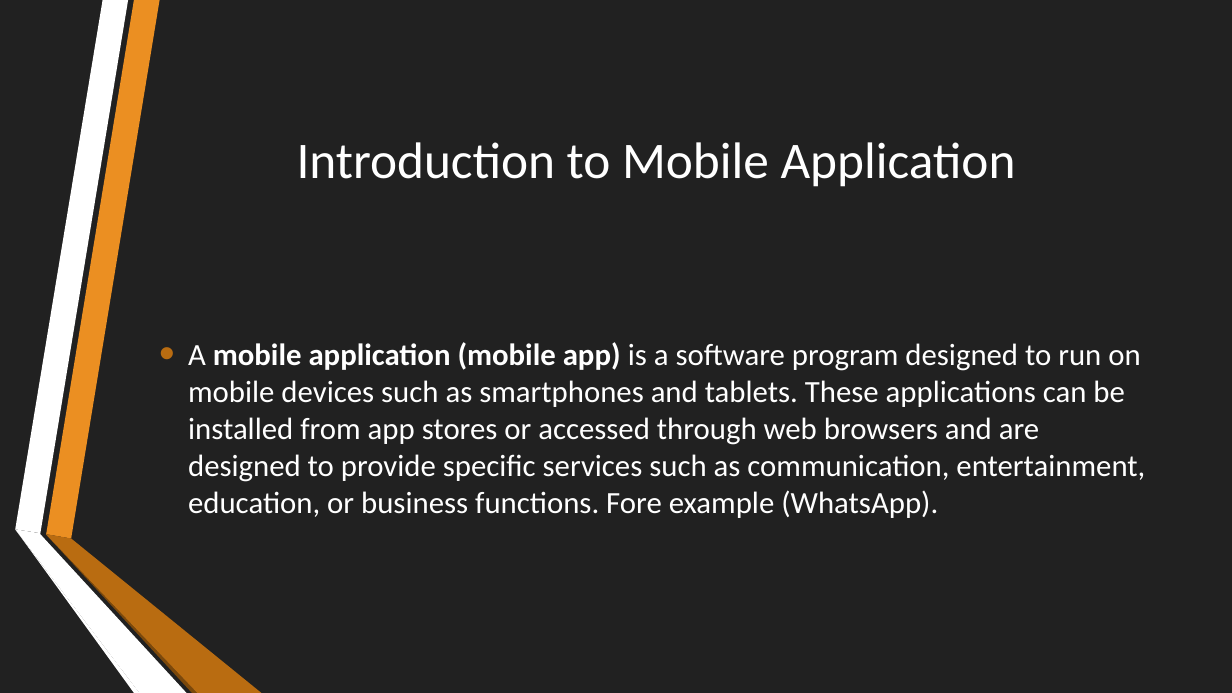
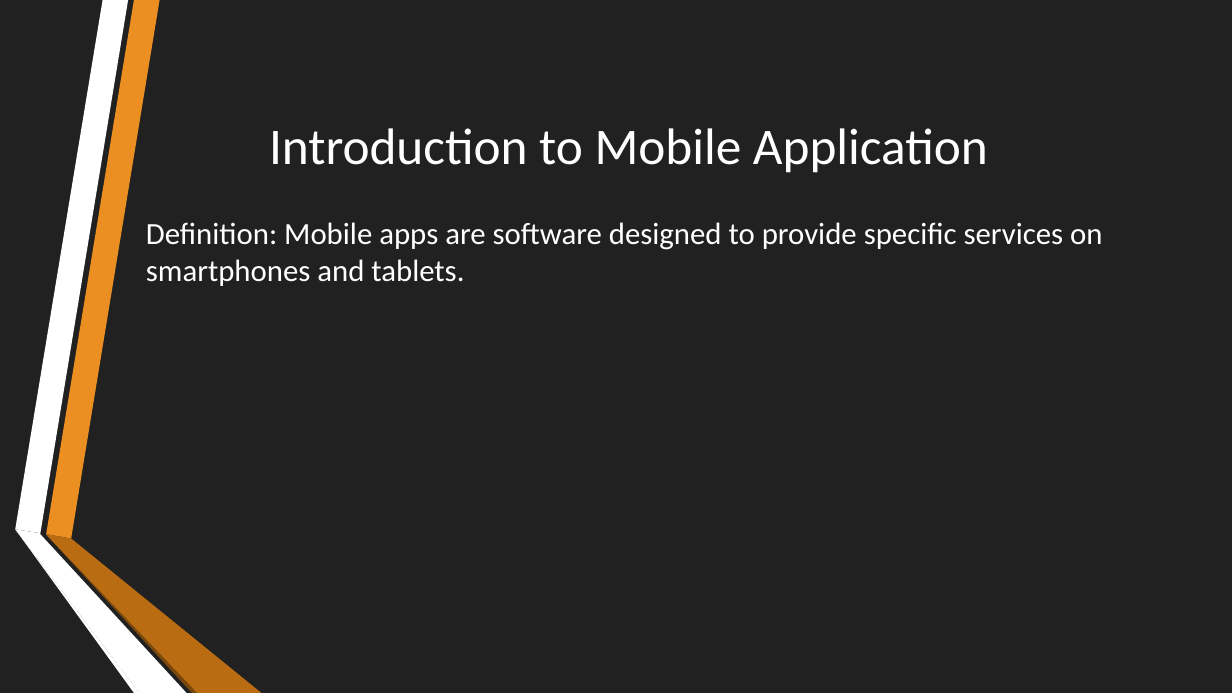
Before and after one commit to Neil1-hub/CEF-440-, a slide deck: slide 3 of Task 1/INTERNET AND MOBILE PROGRAMMING.pptx. Drawn at 1232x693 pixels with LibreOffice and Linux fonts; fonts in the diff are those of the drawing. Boxes give left, top, right and bottom in pixels: in the first picture for what was removed or moved away, otherwise in the second. Text is boxed around its words. In the diff, an @@ line names an element or a change of style, - is before the commit and + after.

```diff
--- a/Task 1/INTERNET AND MOBILE PROGRAMMING.pptx
+++ b/Task 1/INTERNET AND MOBILE PROGRAMMING.pptx
@@ title "Introduction to Mobile Application": place and size @@
-title "Introduction to Mobile Application" at box(297, 142, 1016, 187)
+title "Introduction to Mobile Application" at box(269, 128, 988, 173)
@@ text at box(146, 222, 1102, 286): text changed @@
-• A mobile application (mobile app) is a software program designed to run on mobile devices such as smartphones and tablets. These applications can be installed from app stores or accessed through web browsers and are designed to provide specific services such as communication, entertainment, education, or business functions. Fore example (WhatsApp).
+Definition: Mobile apps are software designed to provide specific services on smartphones and tablets.
```
Also in this commit, not shown: 15 other slides changed, 2 slides added, 3 slides removed.
